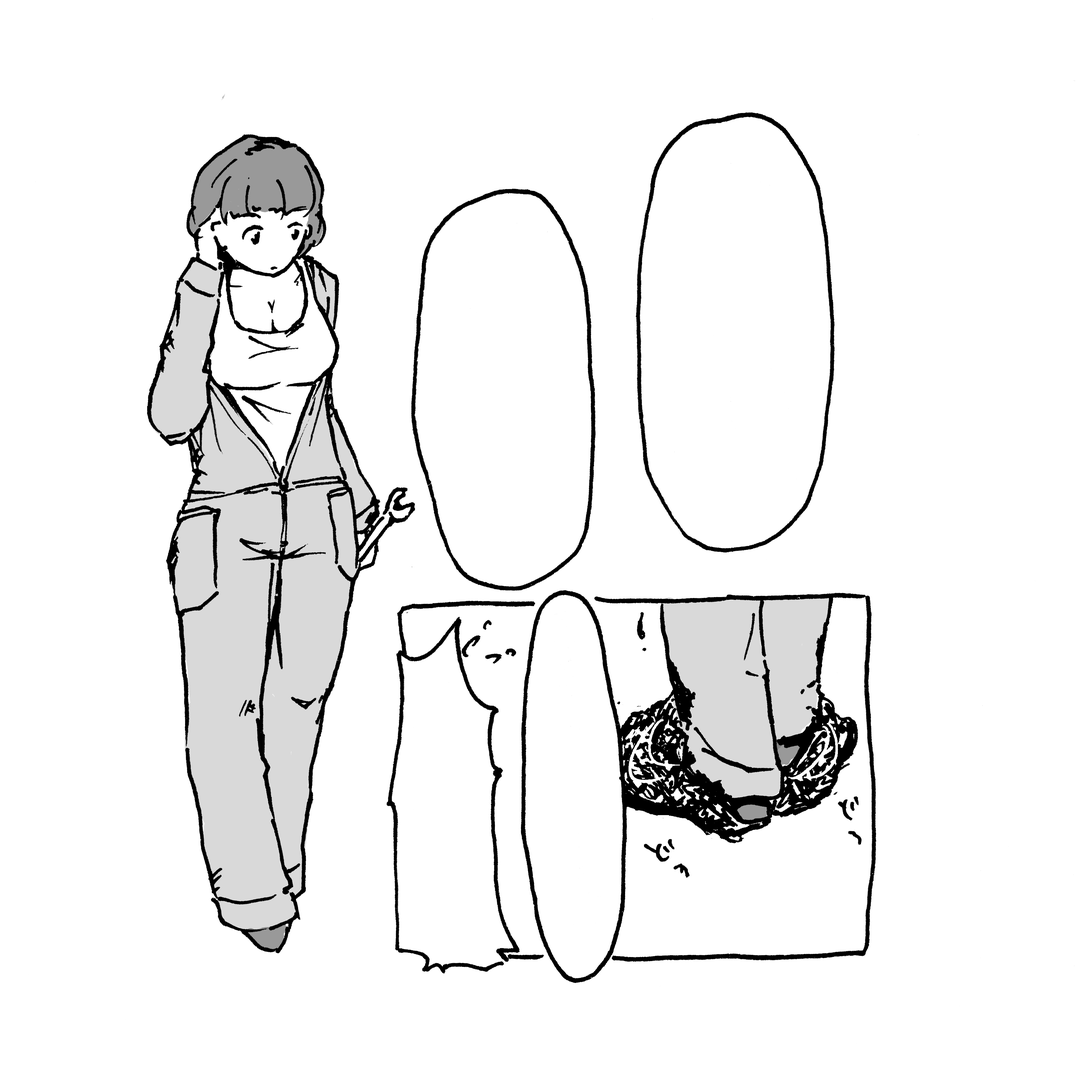
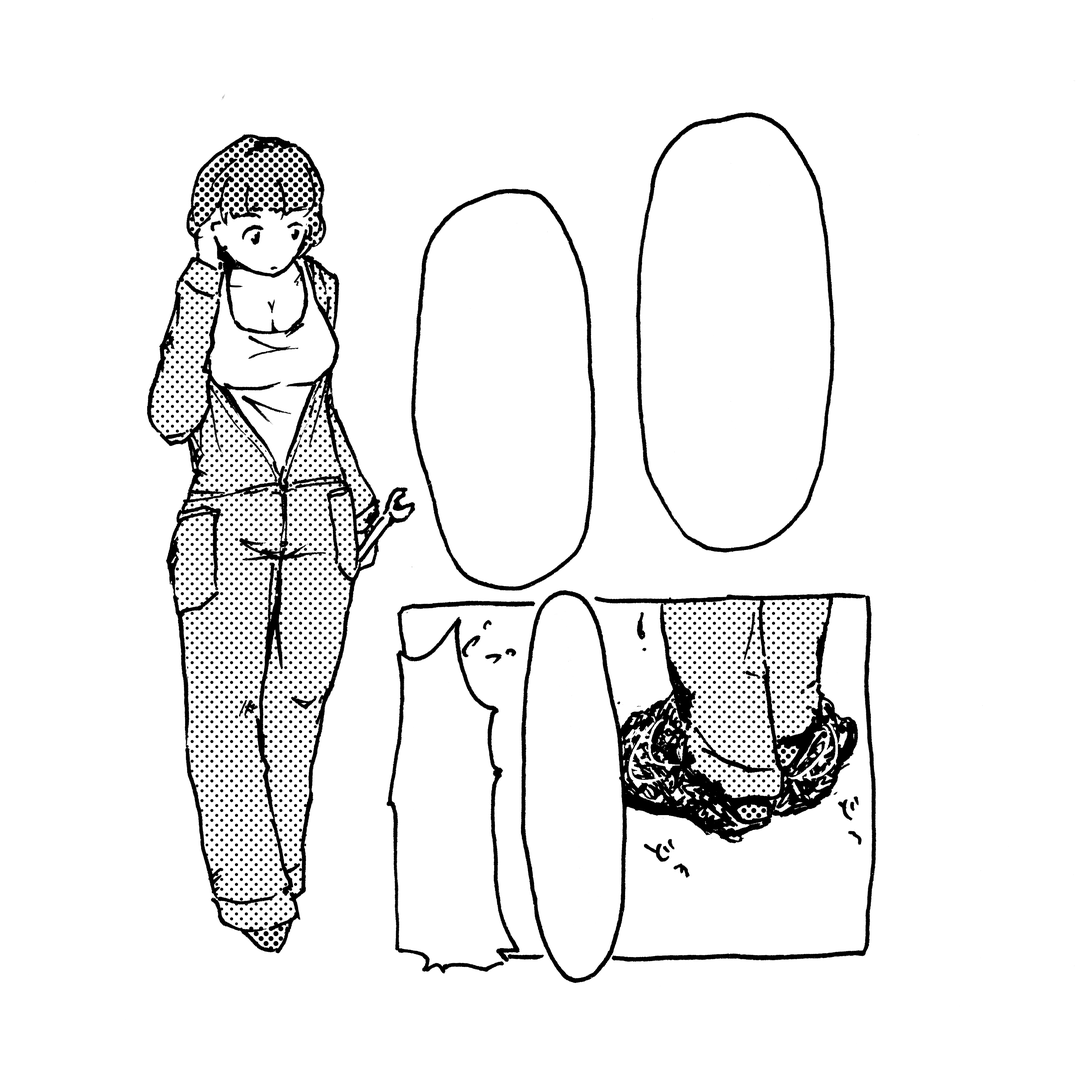
Layered file, before and after one edit (1091px x 1091px). Changes by layer:
added layer "レイヤー 3" (multiply) above "グループ 1" over [150,134,834,952]
moved "レイヤー 2" into group "グループ 1" over [150,259,834,932]
moved "レイヤー 1" into group "グループ 1" over [187,134,805,952]
added layer "べた塗り 1" over [150,134,834,952]
